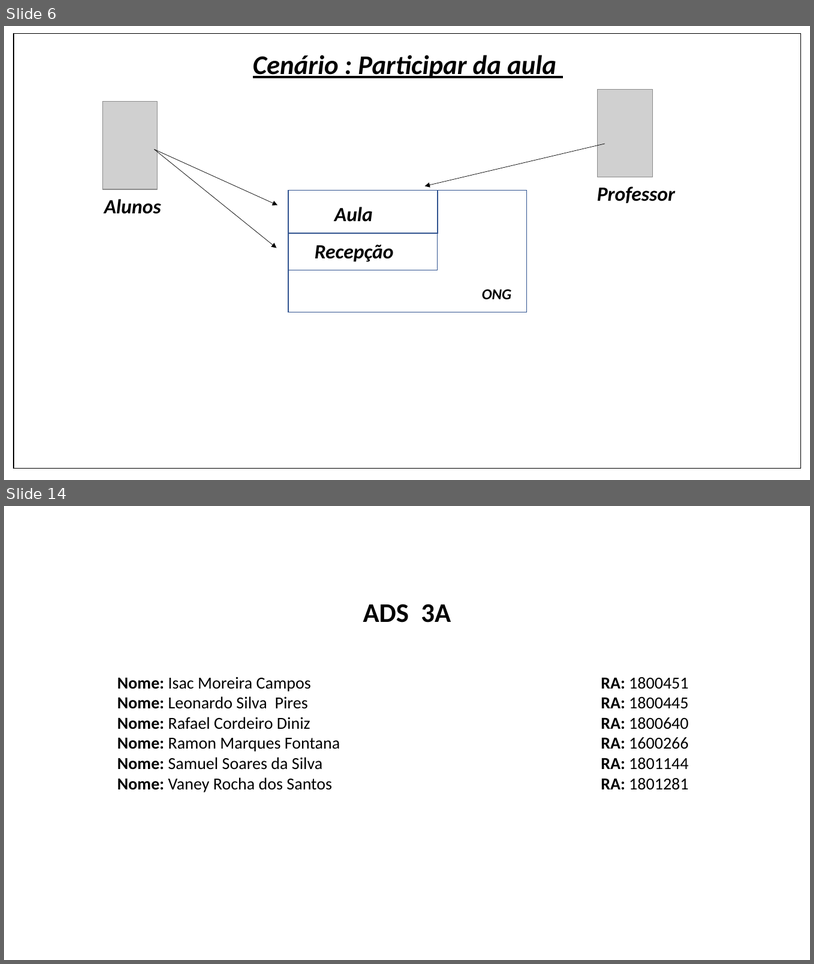
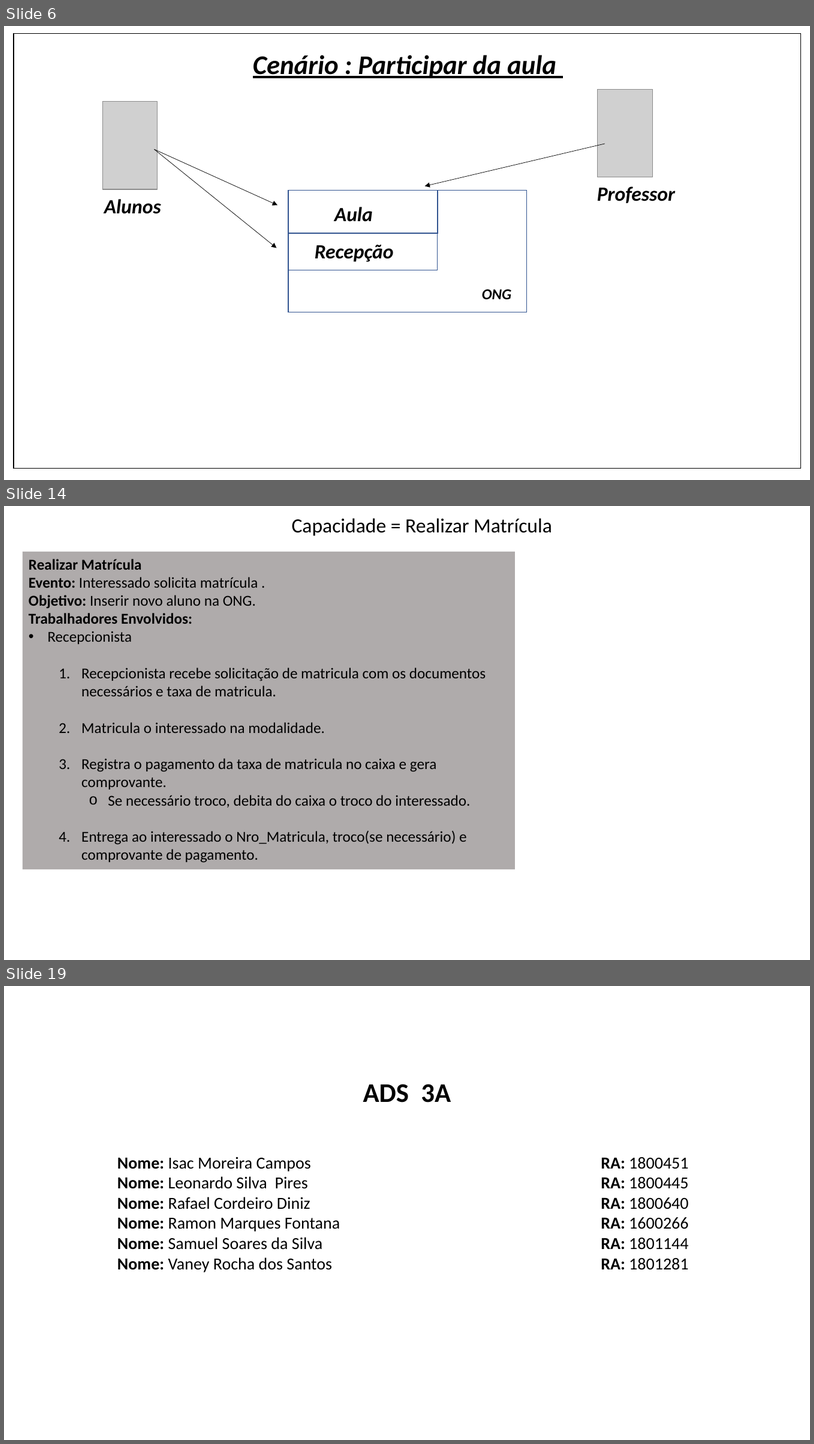
Before and after one commit to Ney-Rocha/OPE-3-semestre, a slide deck: cenario_de_negocio.pptx. Shown one above the other, each under a label of ours: slides 6 and 14 before the commit, slides 6, 14 and 19 after it; the slides between them are not shown. The pictures are 814x964 and 814x1444 pixels, drawn with LibreOffice and Linux fonts; fonts in the diff are those of the drawing; grey boxes stand for pictures. Boxes give left, top, right and bottom in pixels: in the first picture for what was removed or moved away, otherwise in the second. Text is boxed around its words. In the diff, an @@ line names an element or a change of style, - is before the commit and + after.

```diff
--- a/cenario_de_negocio.pptx
+++ b/cenario_de_negocio.pptx
@@ slide 14 added at bbox=[4, 506, 810, 960], background #FFFFFF @@
@@ text added at bbox=[292, 518, 552, 536], 24 pt, text #000000 @@
+Capacidade = Realizar Matrícula
@@ rectangle added at bbox=[23, 552, 515, 869], fill #AFABAB, 18 pt, text #000000 @@
+Realizar Matrícula
+Evento: Interessado solicita matrícula .
+Objetivo: Inserir novo aluno na ONG.
+Trabalhadores Envolvidos:
+• Recepcionista
+  1. Recepcionista recebe solicitação de matricula com os documentos necessários e taxa de matricula.
+  2. Matricula o interessado na modalidade.
+  3. Registra o pagamento da taxa de matricula no caixa e gera comprovante.
+    o Se necessário troco, debita do caixa o troco do interessado.
+  4. Entrega ao interessado o Nro_Matricula, troco(se necessário) e comprovante de pagamento.
@@ what was slide 14 is now slide 19 @@
```
Also in this commit, not shown: 9 slides changed, 6 other slides added, 2 slides removed.
